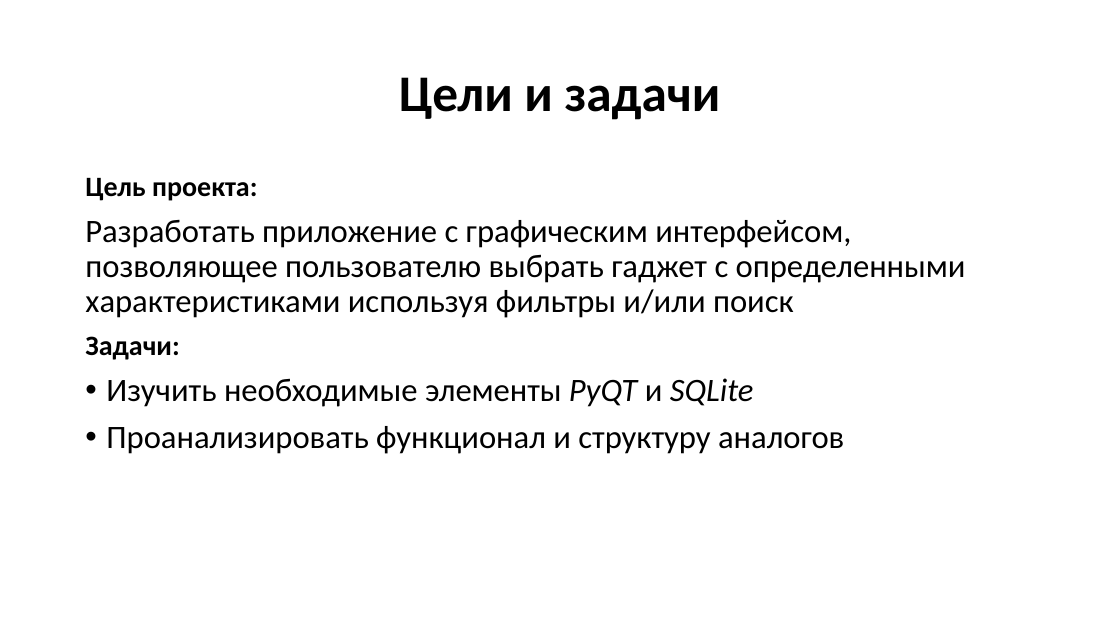
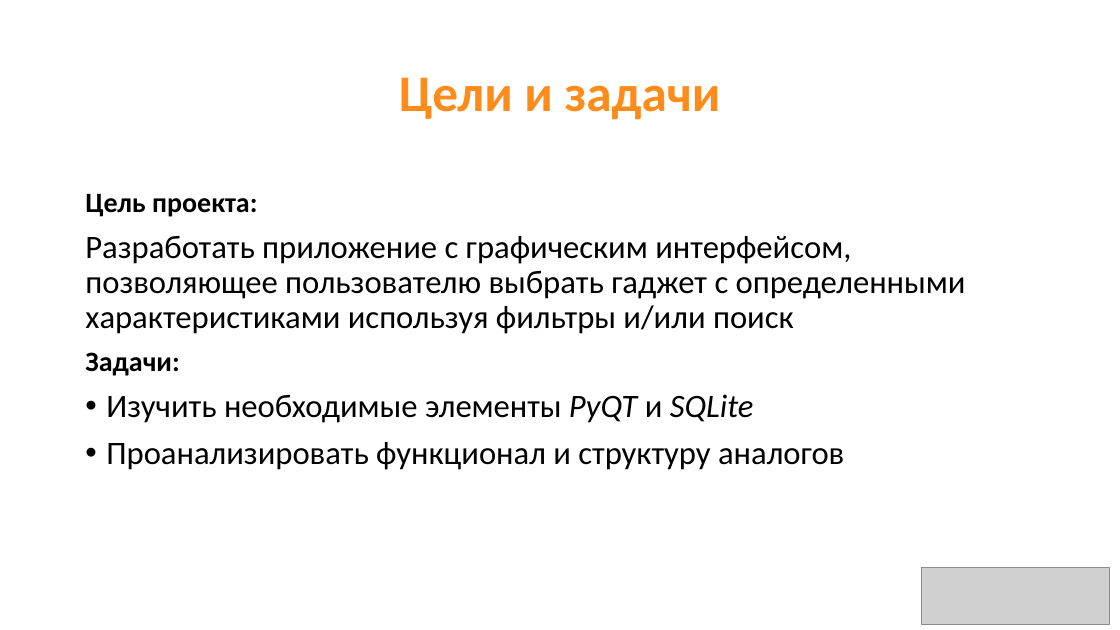
Before and after one commit to aaalace/D-Compare, a slide deck: slide 2 of presentation.pptx. Drawn at 1120x630 pixels with LibreOffice and Linux fonts; fonts in the diff are those of the drawing; grey boxes stand for pictures. Boxes give left, top, right and bottom in pixels: in the first picture for what was removed or moved away, otherwise in the second. Text is boxed around its words. In the diff, an @@ line names an element or a change of style, - is before the commit and + after.

```diff
--- a/presentation.pptx
+++ b/presentation.pptx
@@ title "Цели и задачи" at [399,77,721,120]: text colour #000000 to #FE8C1A @@
@@ text "Цель проекта:": place and size @@
-text "Цель проекта:" at [85,178,966,454]
+text "Цель проекта:" at [85,194,966,470]
@@ picture added at [922,568,1109,625] @@
```
Also in this commit, not shown: 7 other slides changed, 3 slides added, 1 other file.
